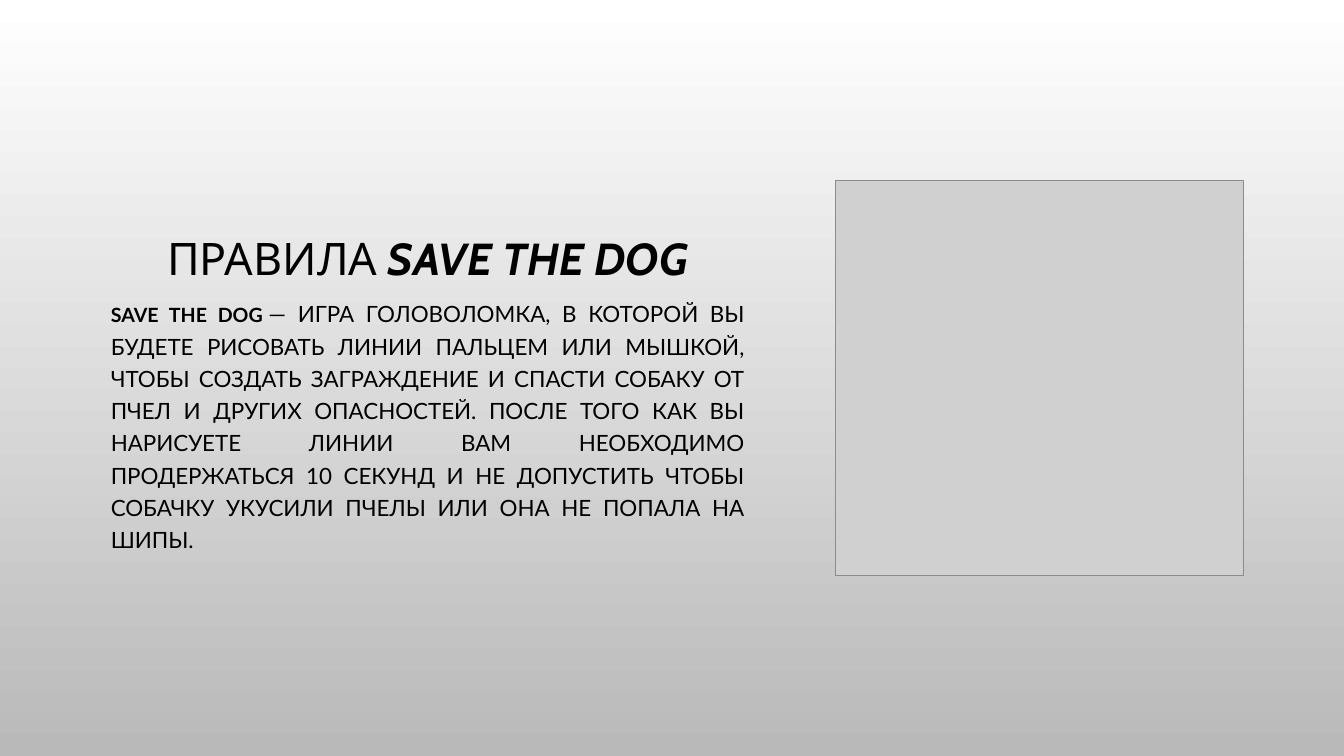
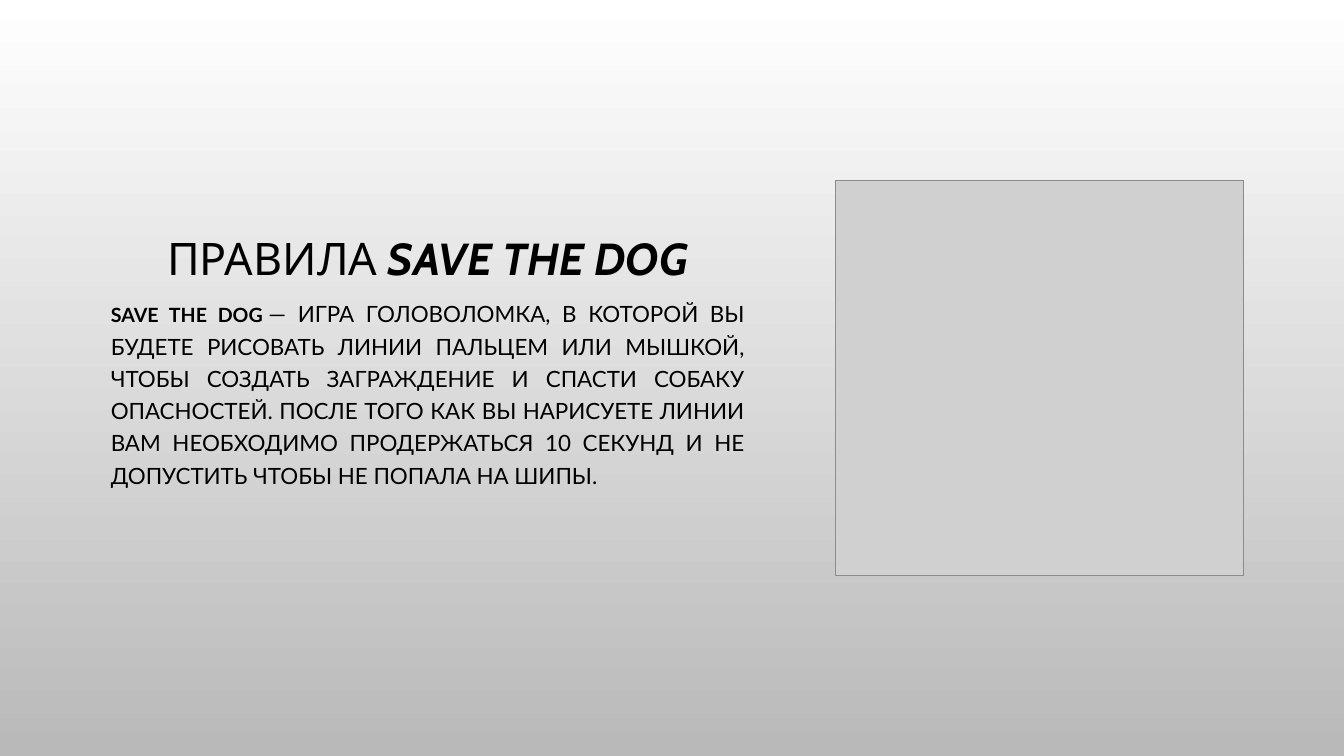
Before and after one commit to MaximShubin7/pygame, a slide deck: slide 2 of Save the dog.pptx. Drawn at 1344x756 pixels with LibreOffice and Linux fonts; fonts in the diff are those of the drawing; grey boxes stand for pictures; background and template pictures are left out. Boxes give left, top, right and bottom in pixels: in the first picture for what was removed or moved away, otherwise in the second. Text is boxed around its words. In the diff, an @@ line names an element or a change of style, - is before the commit and + after.

```diff
--- a/Save the dog.pptx
+++ b/Save the dog.pptx
@@ text at (x1=111, y1=303, x2=745, y2=488): text changed @@
-SAVE THE DOG — ИГРА ГОЛОВОЛОМКА, В КОТОРОЙ ВЫ БУДЕТЕ РИСОВАТЬ ЛИНИИ ПАЛЬЦЕМ ИЛИ МЫШКОЙ, ЧТОБЫ СОЗДАТЬ ЗАГРАЖДЕНИЕ И СПАСТИ СОБАКУ ОТ ПЧЕЛ И ДРУГИХ ОПАСНОСТЕЙ. ПОСЛЕ ТОГО КАК ВЫ НАРИСУЕТЕ ЛИНИИ ВАМ НЕОБХОДИМО ПРОДЕРЖАТЬСЯ 10 СЕКУНД И НЕ ДОПУСТИТЬ ЧТОБЫ СОБАЧКУ УКУСИЛИ ПЧЕЛЫ ИЛИ ОНА НЕ ПОПАЛА НА ШИПЫ.
+SAVE THE DOG — ИГРА ГОЛОВОЛОМКА, В КОТОРОЙ ВЫ БУДЕТЕ РИСОВАТЬ ЛИНИИ ПАЛЬЦЕМ ИЛИ МЫШКОЙ, ЧТОБЫ СОЗДАТЬ ЗАГРАЖДЕНИЕ И СПАСТИ СОБАКУ ОПАСНОСТЕЙ. ПОСЛЕ ТОГО КАК ВЫ НАРИСУЕТЕ ЛИНИИ ВАМ НЕОБХОДИМО ПРОДЕРЖАТЬСЯ 10 СЕКУНД И НЕ ДОПУСТИТЬ ЧТОБЫ НЕ ПОПАЛА НА ШИПЫ.
```
Also in this commit, not shown: 6 other slides changed, 4 other files.
